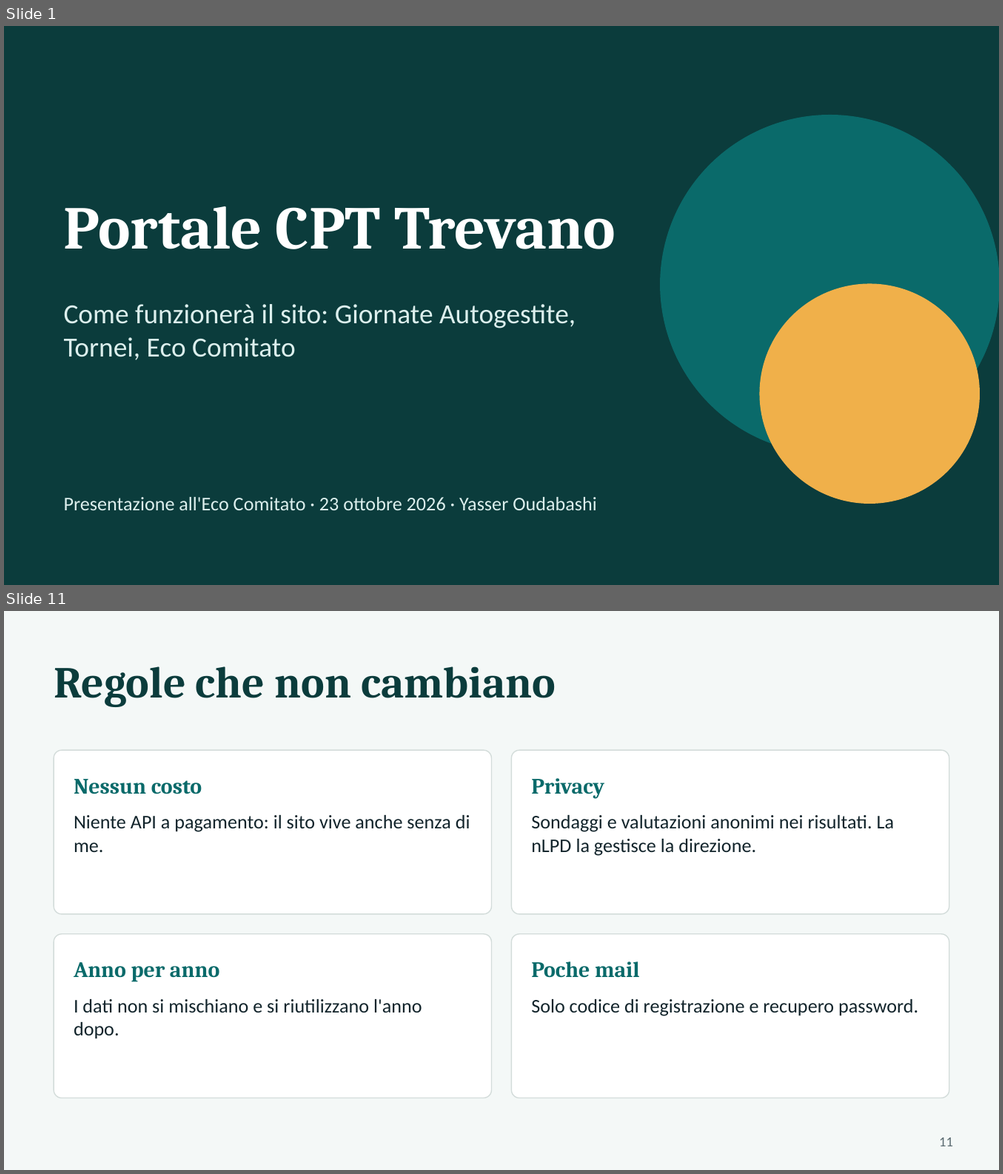
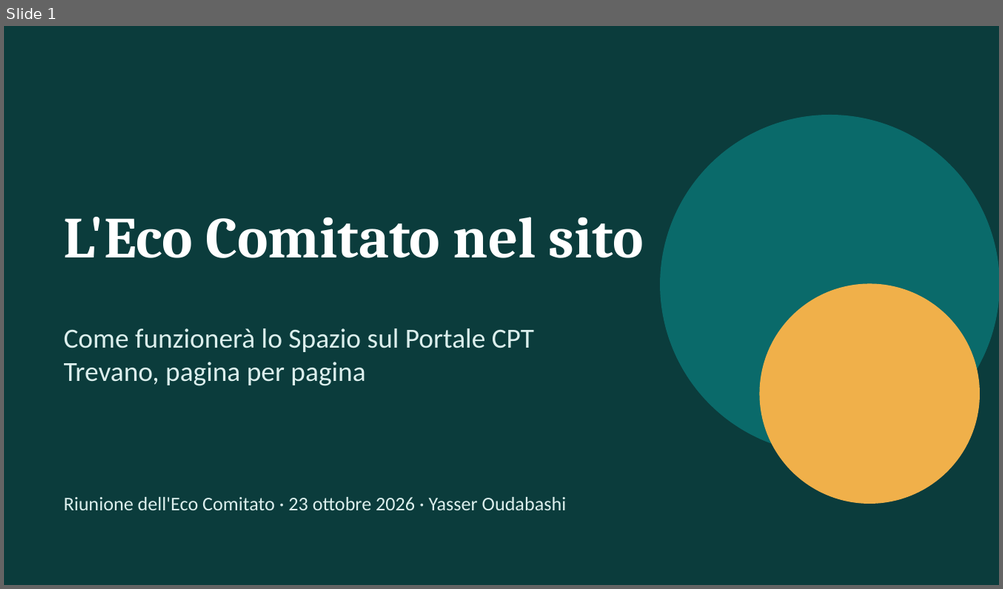
Before and after one commit to YasserOudabashi/CptSite, a slide deck: Presentazione/Presentazione_Sito_23-10-2026.pptx. Shown one above the other, each under a label of ours: slides 1 and 11 before the commit, slide 1 after it; the slides between them are not shown. The pictures are 1003x1174 and 1003x589 pixels, drawn with LibreOffice and Linux fonts; fonts in the diff are those of the drawing. Boxes give left, top, right and bottom in pixels: in the first picture for what was removed or moved away, otherwise in the second. Text is boxed around its words. In the diff, an @@ line names an element or a change of style, - is before the commit and + after.

```diff
--- a/Presentazione/Presentazione_Sito_23-10-2026.pptx
+++ b/Presentazione/Presentazione_Sito_23-10-2026.pptx
@@ slide 11 removed at [4,611,999,1170], background #F4F8F7 @@
@@ text removed at [54,667,555,707] @@
-Regole che non cambiano
@@ rounded rectangle removed at [54,750,492,914] @@
@@ rounded rectangle removed at [511,750,949,914] @@
@@ text removed at [74,779,202,795] @@
-Nessun costo
@@ text removed at [531,778,604,799] @@
-Privacy
@@ text removed at [74,815,470,852] @@
-Niente API a pagamento: il sito vive anche senza di me.
@@ text removed at [531,815,893,856] @@
-Sondaggi e valutazioni anonimi nei risultati. La nLPD la gestisce la direzione.
@@ rounded rectangle removed at [54,934,492,1099] @@
@@ rounded rectangle removed at [511,934,949,1099] @@
@@ text removed at [74,963,219,982] @@
-Anno per anno
@@ text removed at [531,962,640,978] @@
-Poche mail
@@ text removed at [74,999,422,1039] @@
-I dati non si mischiano e si riutilizzano l'anno dopo.
@@ text removed at [531,999,918,1017] @@
-Solo codice di registrazione e recupero password.
@@ page number removed at [939,1138,953,1147] @@
-11
@@ slide 1 changed as well @@
@@ text at [64,217,643,258]: text changed; size 44 to 42 pt @@
-Portale CPT Trevano
+L'Eco Comitato nel sito
@@ text at [64,329,534,386]: text changed @@
-Come funzionerà il sito: Giornate Autogestite, Tornei, Eco Comitato
+Come funzionerà lo Spazio sul Portale CPT Trevano, pagina per pagina
@@ text at [64,497,566,511]: text changed @@
-Presentazione all'Eco Comitato · 23 ottobre 2026 · Yasser Oudabashi
+Riunione dell'Eco Comitato · 23 ottobre 2026 · Yasser Oudabashi
```
Also in this commit, not shown: 1 other slide changed, 13 slides added, 9 other slides removed, 1 other file.
